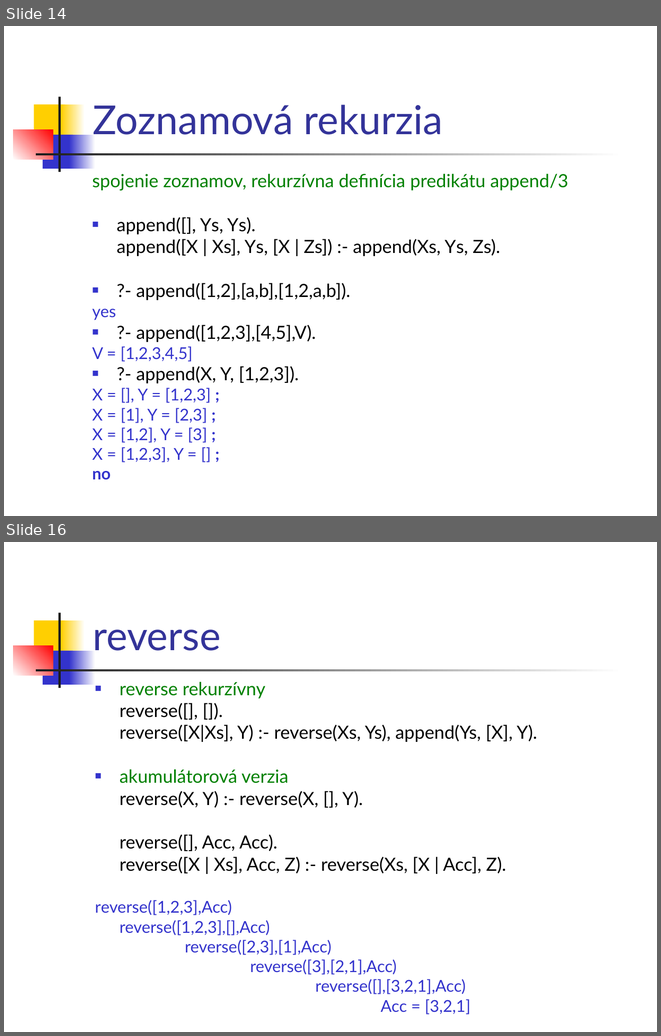
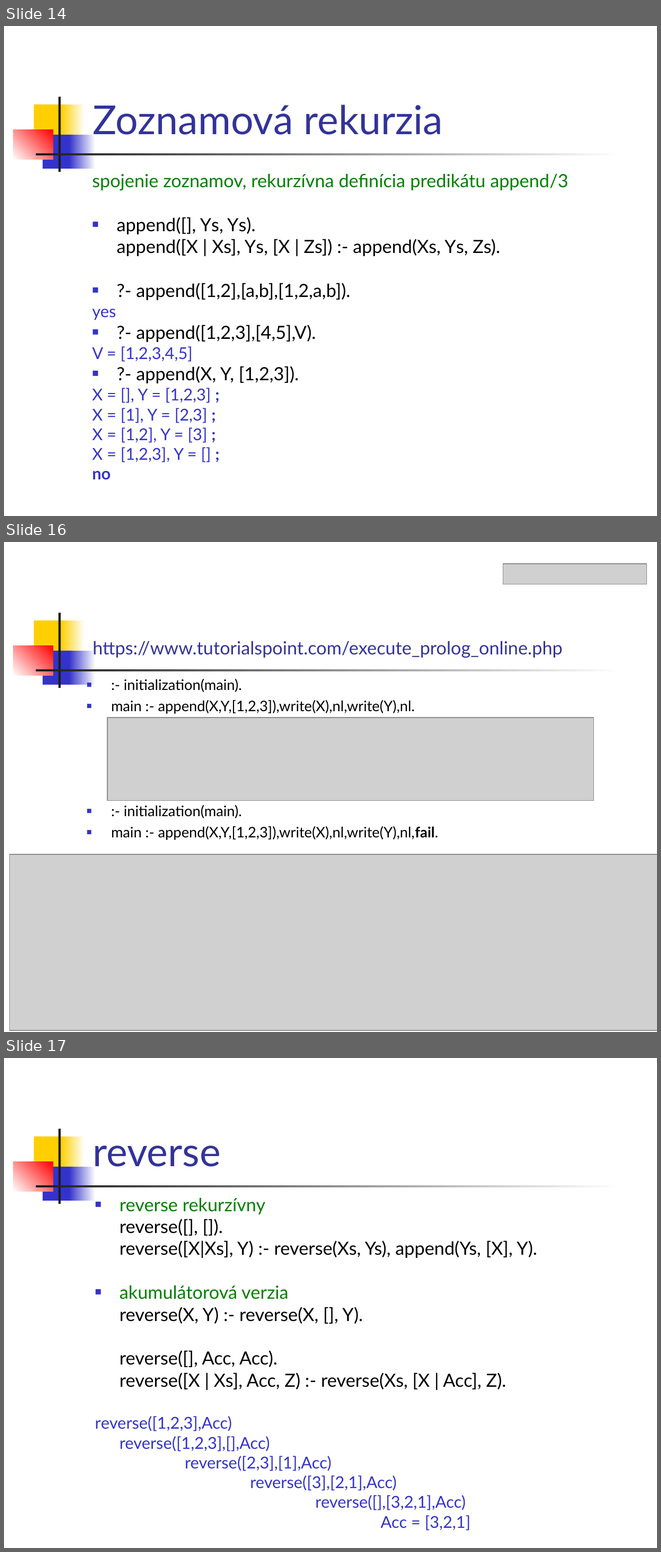
Before and after one commit to paradigmy/Prednasky, a slide deck: 10/logicke1.ppt. Shown one above the other, each under a label of ours: slides 14 and 16 before the commit, slides 14, 16 and 17 after it; the slides between them are not shown. The pictures are 661x1036 and 661x1552 pixels, drawn with LibreOffice and Linux fonts; fonts in the diff are those of the drawing; grey boxes stand for pictures. Boxes give left, top, right and bottom in pixels: in the first picture for what was removed or moved away, otherwise in the second. Text is boxed around its words. In the diff, an @@ line names an element or a change of style, - is before the commit and + after.

```diff
--- a/10/logicke1.ppt
+++ b/10/logicke1.ppt
@@ slide 16 added at (x1=4, y1=542, x2=657, y2=1032), background #FFFFFF; not listed: 7 template elements that a slide beside it also shows @@
@@ picture added at (x1=503, y1=564, x2=646, y2=584) @@
@@ title added at (x1=93, y1=641, x2=562, y2=658), 20 pt, text #333399 @@
+https://www.tutorialspoint.com/execute_prolog_online.php
@@ text added at (x1=111, y1=679, x2=439, y2=840), 16 pt, text #000000 @@
+■ :- initialization(main).
+■ main :- append(X,Y,[1,2,3]),write(X),nl,write(Y),nl.
+■ :- initialization(main).
+■ main :- append(X,Y,[1,2,3]),write(X),nl,write(Y),nl,fail.
@@ picture added at (x1=107, y1=717, x2=593, y2=801) @@
@@ picture added at (x1=9, y1=854, x2=657, y2=1030) @@
@@ what was slide 16 is now slide 17 @@
```
Also in this commit, not shown: 7 slides changed, 3 other files.
